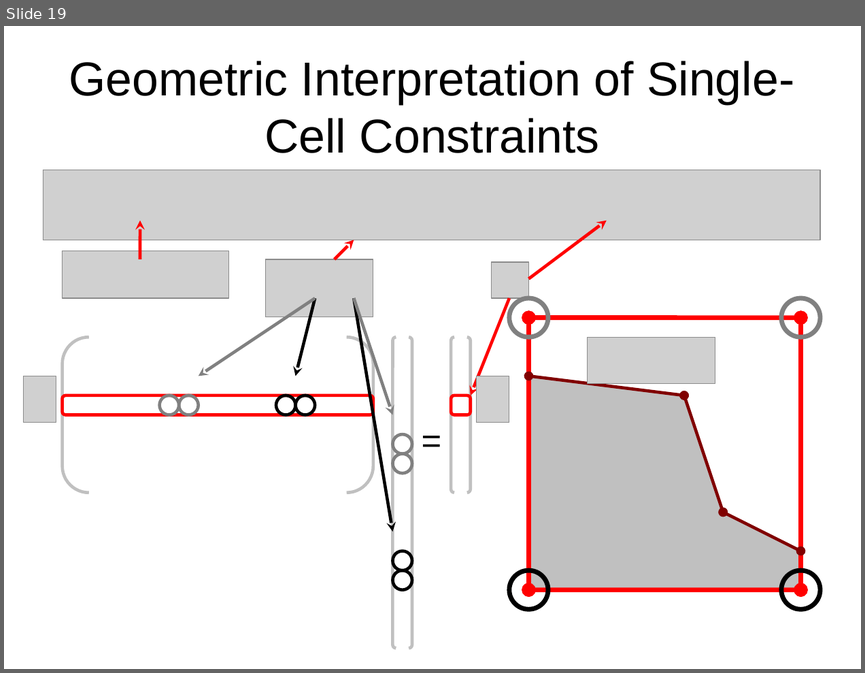
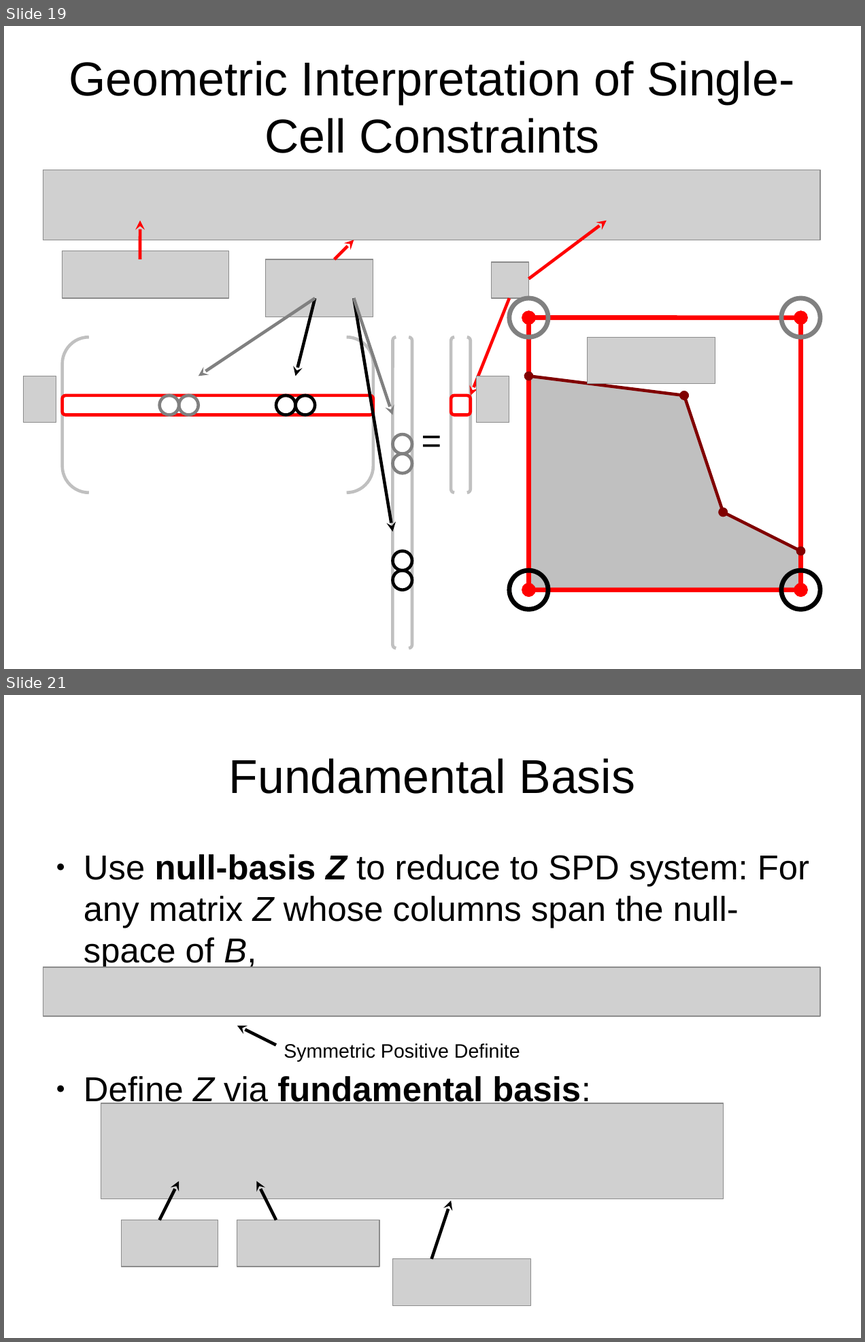
Before and after one commit to jhellrung/documents, a slide deck: presentations/sandia.2011.11.08/slides.odp. Shown one above the other, each under a label of ours: slide 19 before the commit, slides 19 and 21 after it; the slides between them are not shown. The pictures are 865x673 and 865x1342 pixels, drawn with LibreOffice and Linux fonts; fonts in the diff are those of the drawing; grey boxes stand for pictures. Boxes give left, top, right and bottom in pixels: in the first picture for what was removed or moved away, otherwise in the second. Text is boxed around its words. In the diff, an @@ line names an element or a change of style, - is before the commit and + after.

```diff
--- a/presentations/sandia.2011.11.08/slides.odp
+++ b/presentations/sandia.2011.11.08/slides.odp
@@ slide 21 added at (4, 695, 861, 1338), background #FFFFFF @@
@@ title added at (229, 758, 635, 794), 44 pt, text #000000 @@
+Fundamental Basis
@@ text added at (84, 854, 809, 970), 32 pt, text #000000 @@
+● Use null-basis Z to reduce to SPD system: For any matrix Z whose columns span the null-space of B,
@@ picture added at (43, 967, 821, 1016) @@
@@ arrow added from (276, 1045) to (237, 1025), #000000 2.89 pt @@
@@ text added at (283, 1043, 520, 1062), 18 pt, text #000000 @@
+Symmetric Positive Definite
@@ text added at (84, 1074, 591, 1108), 32 pt, text #000000, bold @@
+● Define Z via fundamental basis:
@@ picture added at (101, 1103, 723, 1199) @@
@@ arrow added from (160, 1220) to (179, 1181), #000000 2.89 pt @@
@@ arrow added from (276, 1220) to (257, 1181), #000000 2.89 pt @@
@@ arrow added from (432, 1259) to (451, 1200), #000000 2.89 pt @@
@@ picture added at (122, 1220, 218, 1266) @@
@@ picture added at (237, 1220, 379, 1266) @@
@@ picture added at (393, 1259, 531, 1306) @@
```
Also in this commit, not shown: 3 slides changed, 2 other slides added.
